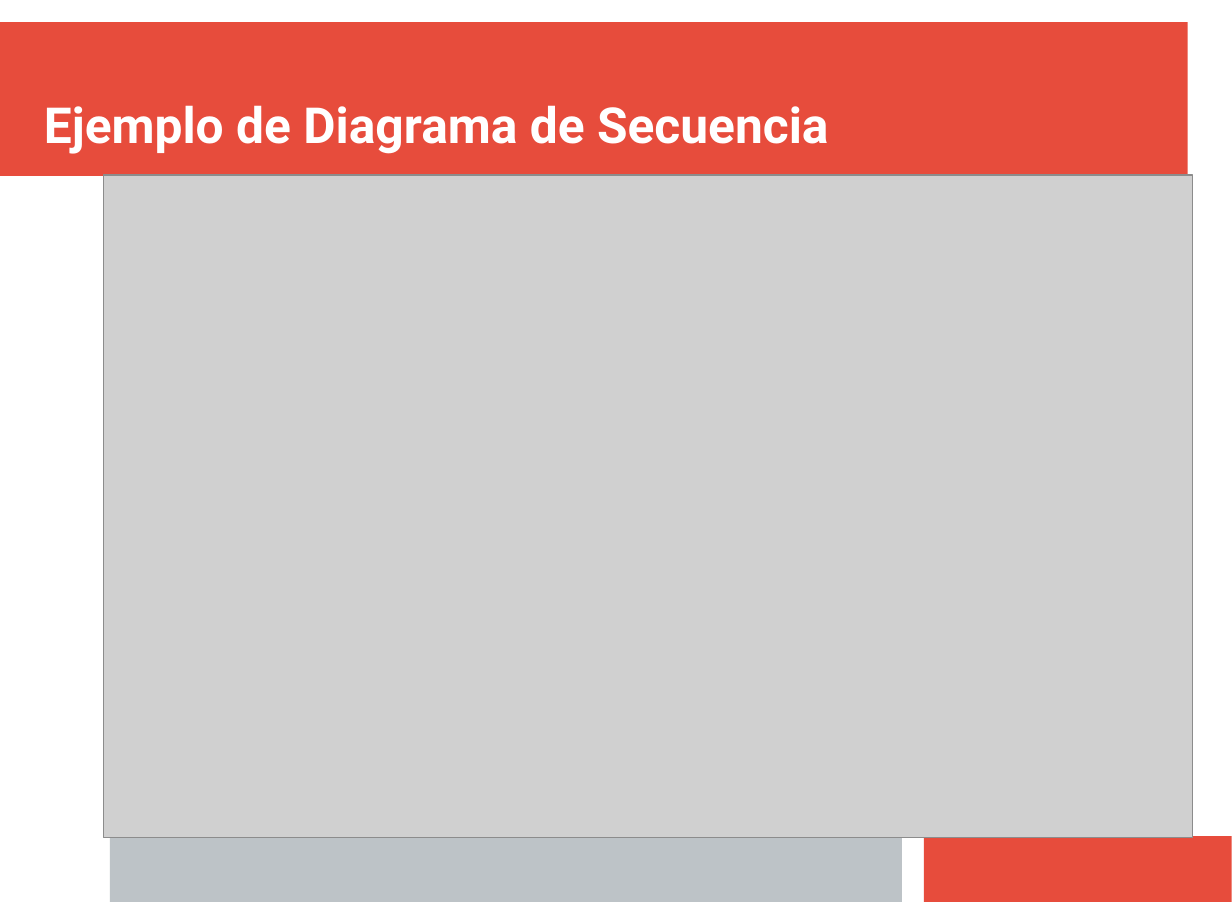
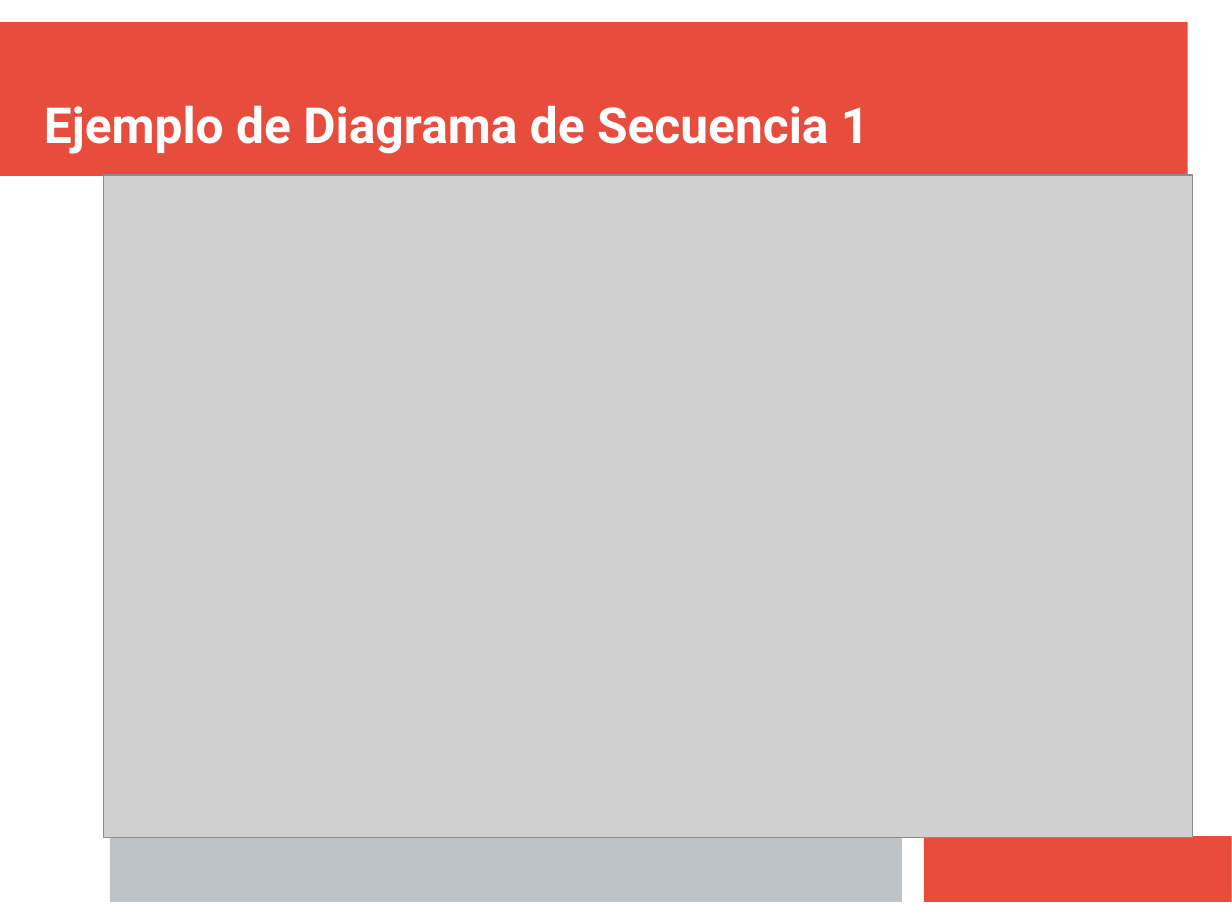
Before and after one commit to Juanba1998/APP-Restaurante, a slide deck: slide 18 of Material/Presentación/Presentacion Final (incompleta).pptx. Drawn at 1232x924 pixels with LibreOffice and Linux fonts; fonts in the diff are those of the drawing; grey boxes stand for pictures. Boxes give left, top, right and bottom in pixels: in the first picture for what was removed or moved away, otherwise in the second. Text is boxed around its words. In the diff, an @@ line names an element or a change of style, - is before the commit and + after.

```diff
--- a/Material/Presentación/Presentacion Final (incompleta).pptx
+++ b/Material/Presentación/Presentacion Final (incompleta).pptx
@@ text at (x1=44, y1=105, x2=869, y2=154): text changed @@
-Ejemplo de Diagrama de Secuencia
+Ejemplo de Diagrama de Secuencia 1
```
Also in this commit, not shown: 4 other slides changed, 1 slide added.
